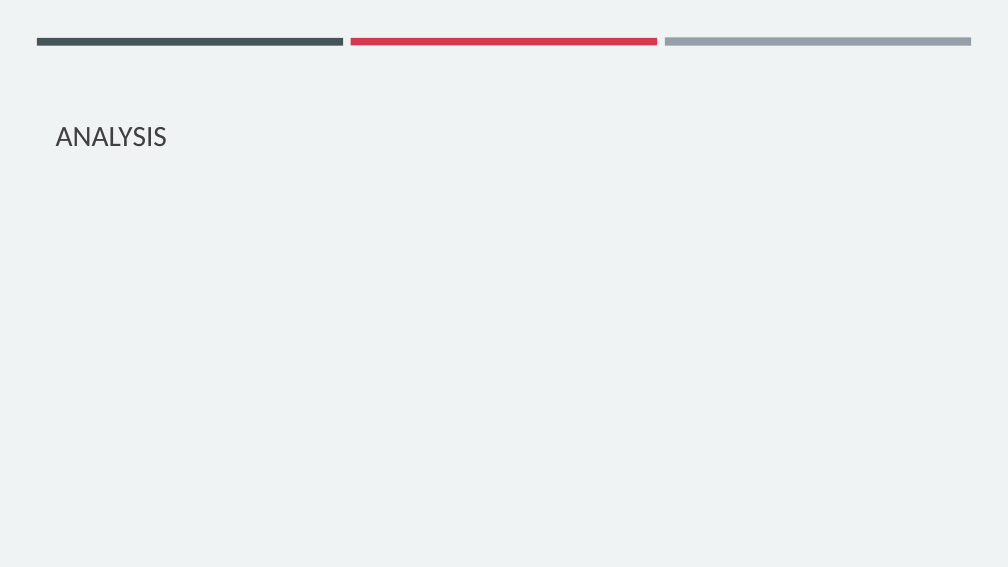
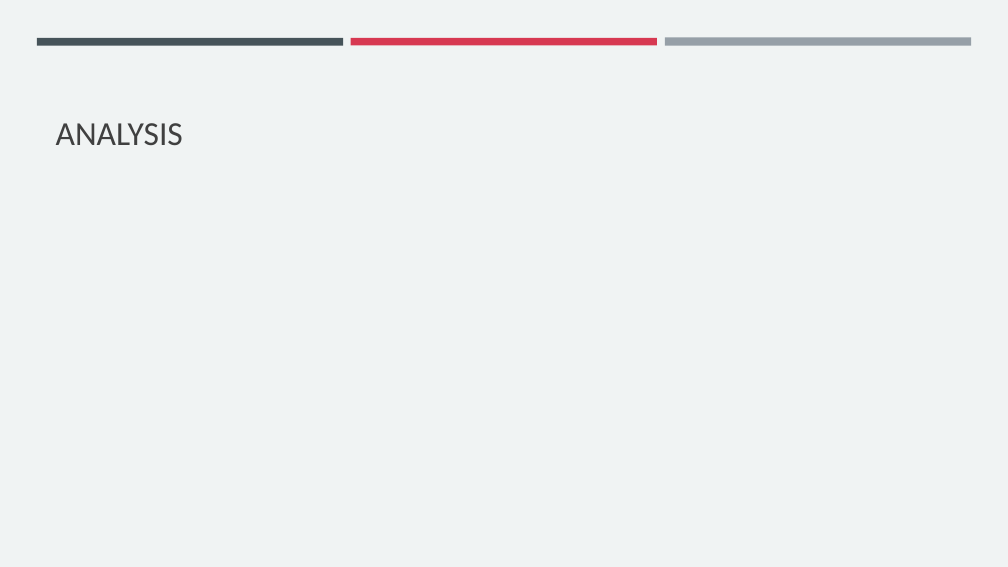
Before and after one commit to jshrdt/aics-project, a slide deck: slide 18 of paper/aics_ppp.pptx (slide 7 before the commit). Drawn at 1008x567 pixels with LibreOffice and Linux fonts; fonts in the diff are those of the drawing. Boxes give left, top, right and bottom in pixels: in the first picture for what was removed or moved away, otherwise in the second. Text is boxed around its words. In the diff, an @@ line names an element or a change of style, - is before the commit and + after.

```diff
--- a/paper/aics_ppp.pptx
+++ b/paper/aics_ppp.pptx
@@ title "ANALYSIS" at box(56, 123, 183, 145): size 28 to 32 pt @@
```
Also in this commit, not shown: 5 other slides changed, 12 slides added, 11 other files.
